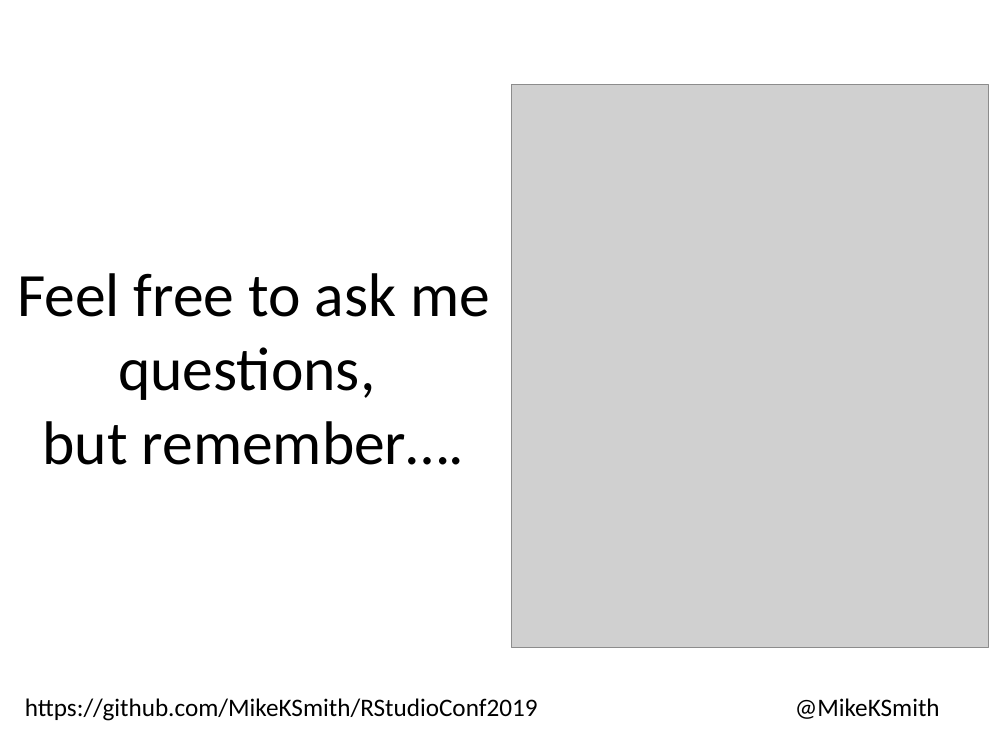
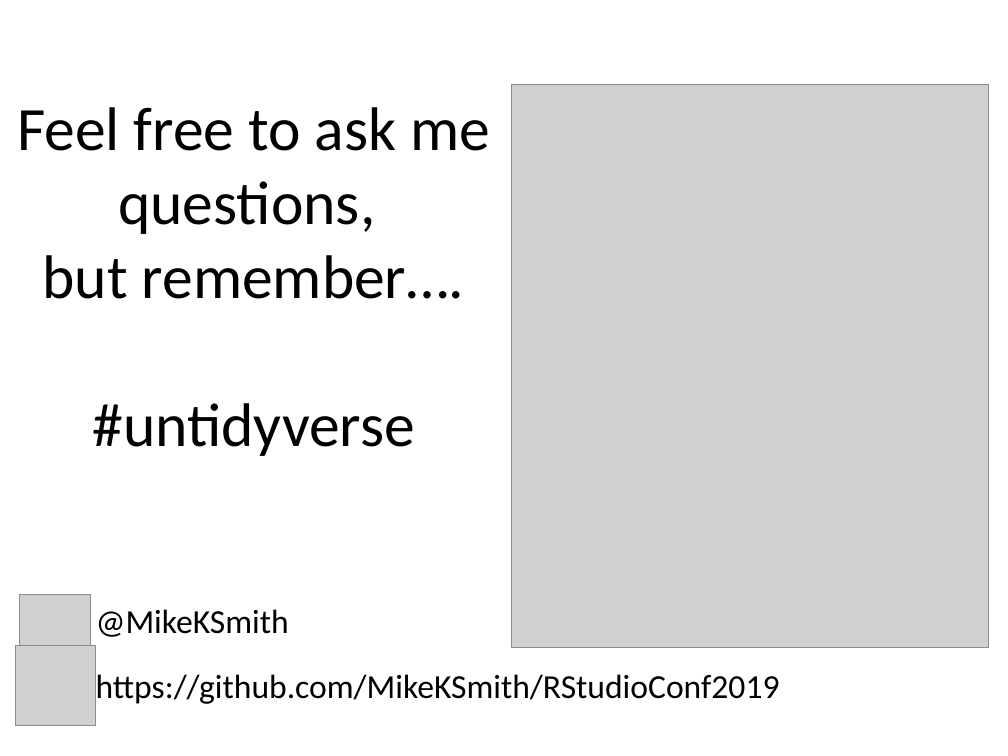
Before and after one commit to MikeKSmith/RStudioConf2019, a slide deck: slide 31 of The lazy and easily distracted report writer.pptx. Drawn at 1008x756 pixels with LibreOffice and Linux fonts; fonts in the diff are those of the drawing; grey boxes stand for pictures. Boxes give left, top, right and bottom in pixels: in the first picture for what was removed or moved away, otherwise in the second. Text is boxed around its words. In the diff, an @@ line names an element or a change of style, - is before the commit and + after.

Commit message:
#untidyverse

```diff
--- a/The lazy and easily distracted report writer.pptx
+++ b/The lazy and easily distracted report writer.pptx
@@ title "Feel free to ask me ..." at (x1=17, y1=107, x2=490, y2=456): vertical alignment middle to top @@
@@ title at (x1=17, y1=107, x2=490, y2=456): text changed @@
-Feel free to ask me questions,
-but remember….
+Feel free to ask me questions,
+but remember….
+#untidyverse
@@ picture added at (x1=20, y1=594, x2=91, y2=647) @@
@@ text "@MikeKSmith" at (x1=96, y1=609, x2=289, y2=637): size 18 to 24 pt @@
@@ text "@MikeKSmith" moved from (x1=795, y1=698, x2=940, y2=719) to (x1=96, y1=609, x2=289, y2=637) @@
@@ picture added at (x1=15, y1=645, x2=95, y2=725) @@
@@ text "https://github.com/MikeKSmith/RStudioConf2019" moved from (x1=25, y1=698, x2=538, y2=721) to (x1=96, y1=674, x2=780, y2=704) @@
@@ text "https://github.com/MikeKSmith/RStudioConf2019" at (x1=96, y1=674, x2=780, y2=704): size 18 to 24 pt @@
```
Also in this commit, not shown: 5 other slides changed, 1 other file.
